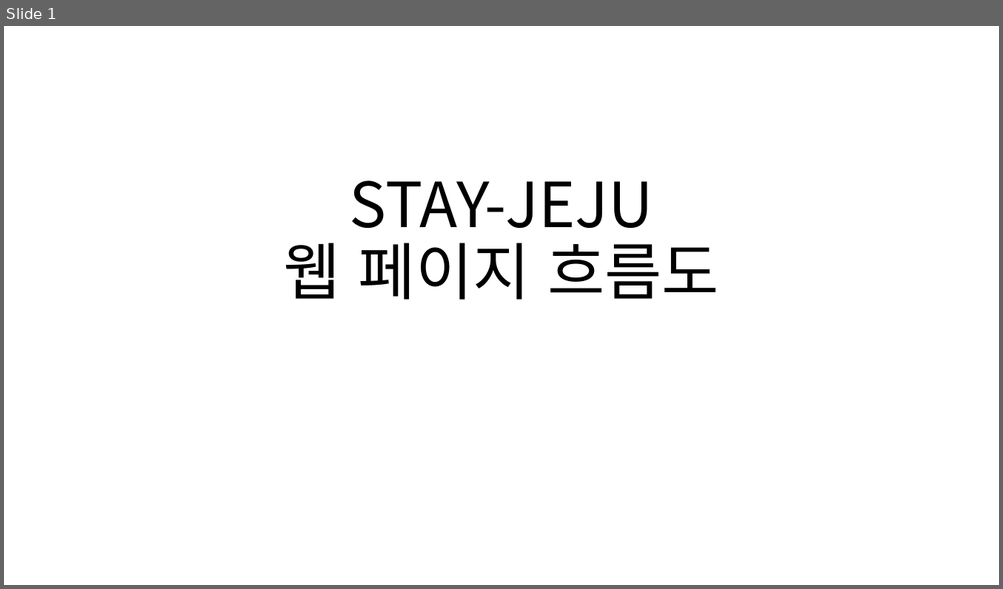
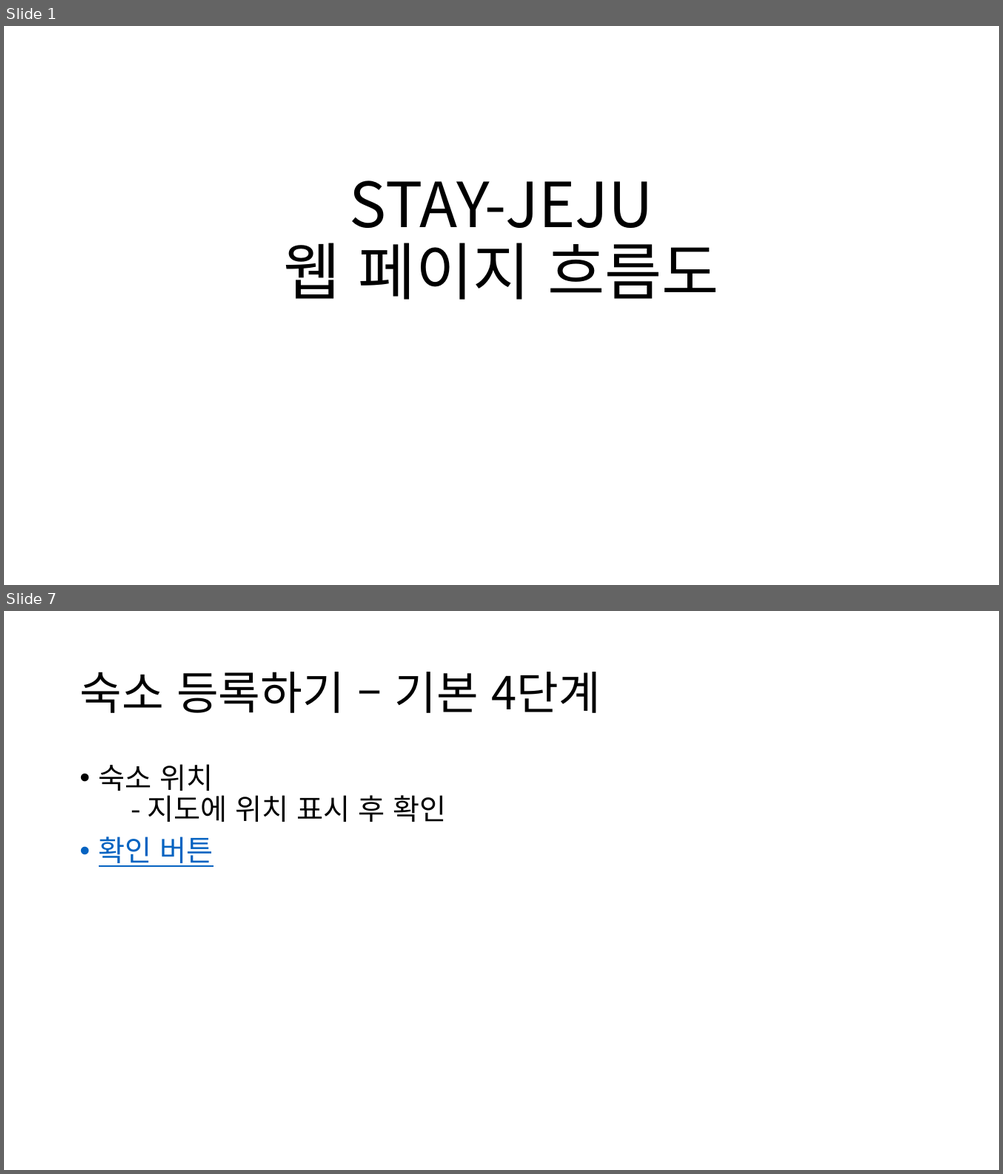
Before and after one commit to chyoojun/stay-jeju, a slide deck: doc/웹 페이지 흐름도.pptx. Shown one above the other, each under a label of ours: slide 1 before the commit, slides 1 and 7 after it; the slides between them are not shown. The pictures are 1003x589 and 1003x1174 pixels, drawn with LibreOffice and Linux fonts; fonts in the diff are those of the drawing. Boxes give left, top, right and bottom in pixels: in the first picture for what was removed or moved away, otherwise in the second. Text is boxed around its words. In the diff, an @@ line names an element or a change of style, - is before the commit and + after.

```diff
--- a/doc/웹 페이지 흐름도.pptx
+++ b/doc/웹 페이지 흐름도.pptx
@@ slide 7 added at (4, 611, 999, 1170), background #FFFFFF @@
@@ title added at (79, 672, 600, 713), 44 pt, text #000000 @@
+숙소 등록하기 – 기본 4단계
@@ text added at (99, 764, 447, 867), 28 pt, text #000000 @@
+• 숙소 위치
+  - 지도에 위치 표시 후 확인
+• 확인 버튼
```
Also in this commit, not shown: 14 other slides added, 1 slide removed.
